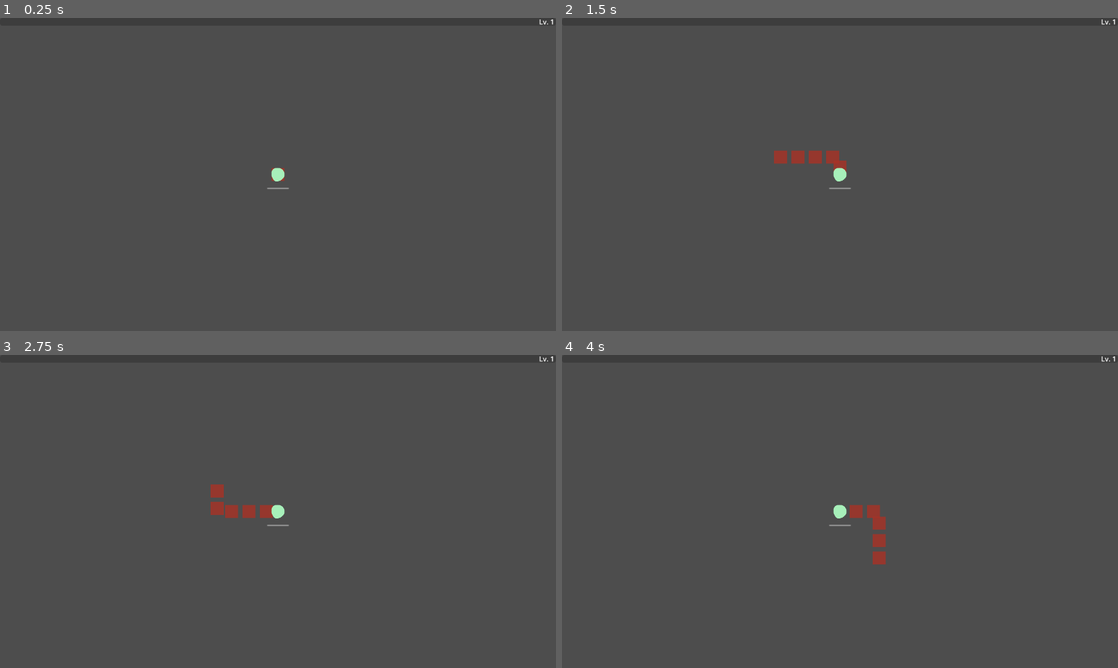
Above: before the commit, frames 1-4 (two rows, left to right).
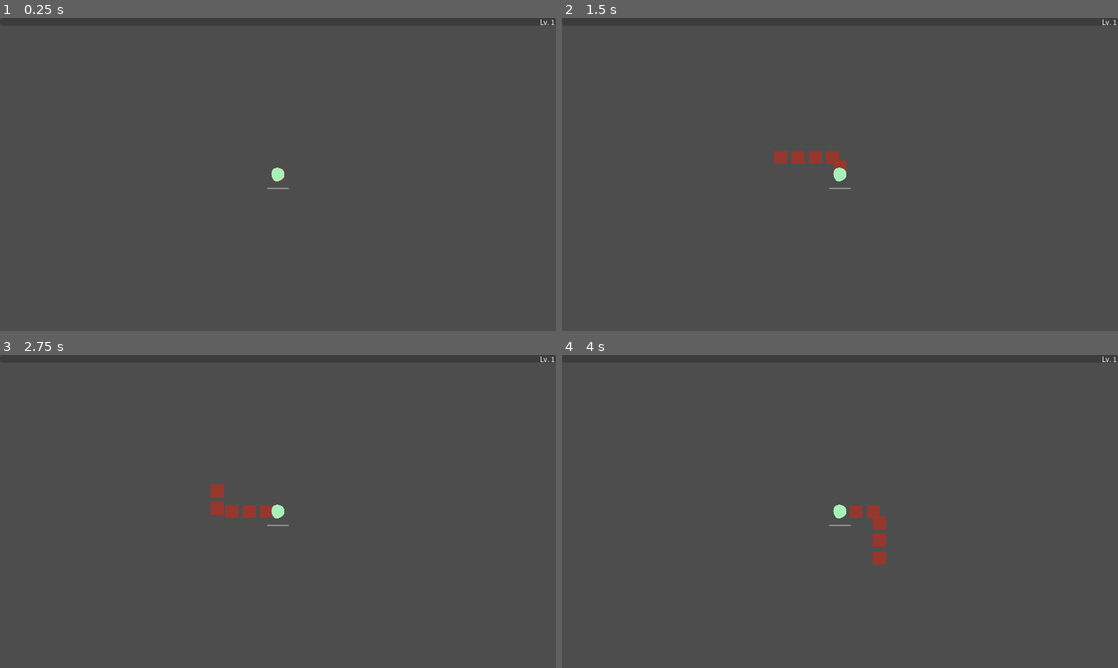
Above: after the commit, the same moments.

Repository: storyoftime66/ColorSurvivor
Game: Godot game, scene res://Levels/Main.tscn
The game is run twice, just before and just after one commit, with the same random seed, the same clock (stepped at 60 frames per second) and the same inputs. The engine's default icon, where the game draws it, is replaced by a stand-in: a white triangle on a blue panel in a dark square.
Inputs (mouse positions are in pixels of both pictures, inside the frame that each line leads up to):
- Up to frame 1 (0.25 s): no input
- Up to frame 2 (1.5 s): tap Enter at 0.5 s; move the mouse to (962, 158) at 0.52 s; hold D (move_right) 0.53-1.28 s; click (962, 158) at 0.67 s; move the mouse to (728, 190) at 1.27 s; hold S (move_down) from 1.28 s (still down)
- Up to frame 3 (2.75 s): move the mouse to (333, 442) at 2.02 s; release S (move_down) at 2.03 s; hold D (move_right) from 2.03 s (still down)
- Up to frame 4 (4 s): move the mouse to (812, 574) at 2.77 s; release D (move_right) at 2.78 s; hold W (move_up) 2.78-3.53 s; click (812, 574) at 2.92 s; move the mouse to (1006, 558) at 3.52 s; hold A (move_left) from 3.53 s (still down)

The runs differ from the first frame. In frame 1, less than 0.1% of the frame differs, in the area x 48-100%, y 0-53%; in frame 2, less than 0.1%; in frame 3, less than 0.1%; in frame 4, less than 0.1%, in the area x 48-100%, y 0-63%.

Commit message:
添加默认字体

Diff:
--- a/project.godot
+++ b/project.godot
@@ -25,6 +25,7 @@
 
 window/size/viewport_width=1280
 window/size/viewport_height=720
+window/stretch/mode="canvas_items"
 
 [dotnet]
 
@@ -41,6 +42,7 @@
 
 [gui]
 
+theme/custom_font="res://ui/fonts/SourceHanSansSC-Regular.ttf"
 common/drop_mouse_on_gui_input_disabled=true
 
 [input]
--- a/weapons/ultimate_void_eye/ultimate_void_eye.tscn
+++ b/weapons/ultimate_void_eye/ultimate_void_eye.tscn
@@ -20,5 +20,4 @@
 
 [node name="ItemComponent" parent="." index="2"]
 item_name = "虚空之眼"
-description = ""
 leveled_descriptions = Array[String](["粉 解 灭", "伤害增加15", "激光范围增加50", "环绕速度增加40", "持续时间增加1秒", "激光范围增加50", "环绕速度增加40", "伤害增加30"])
Binary file added: ui/fonts/SourceHanSansSC-Regular.ttf
Not shown, added: ui/fonts/SourceHanSansSC-Regular.ttf.import
Not shown, changed: Readme.md
